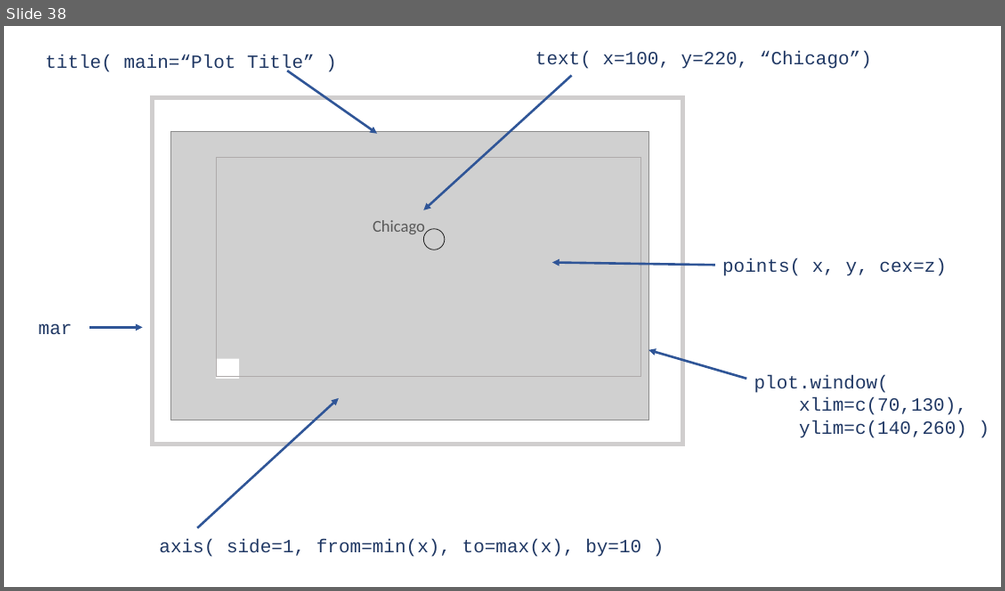
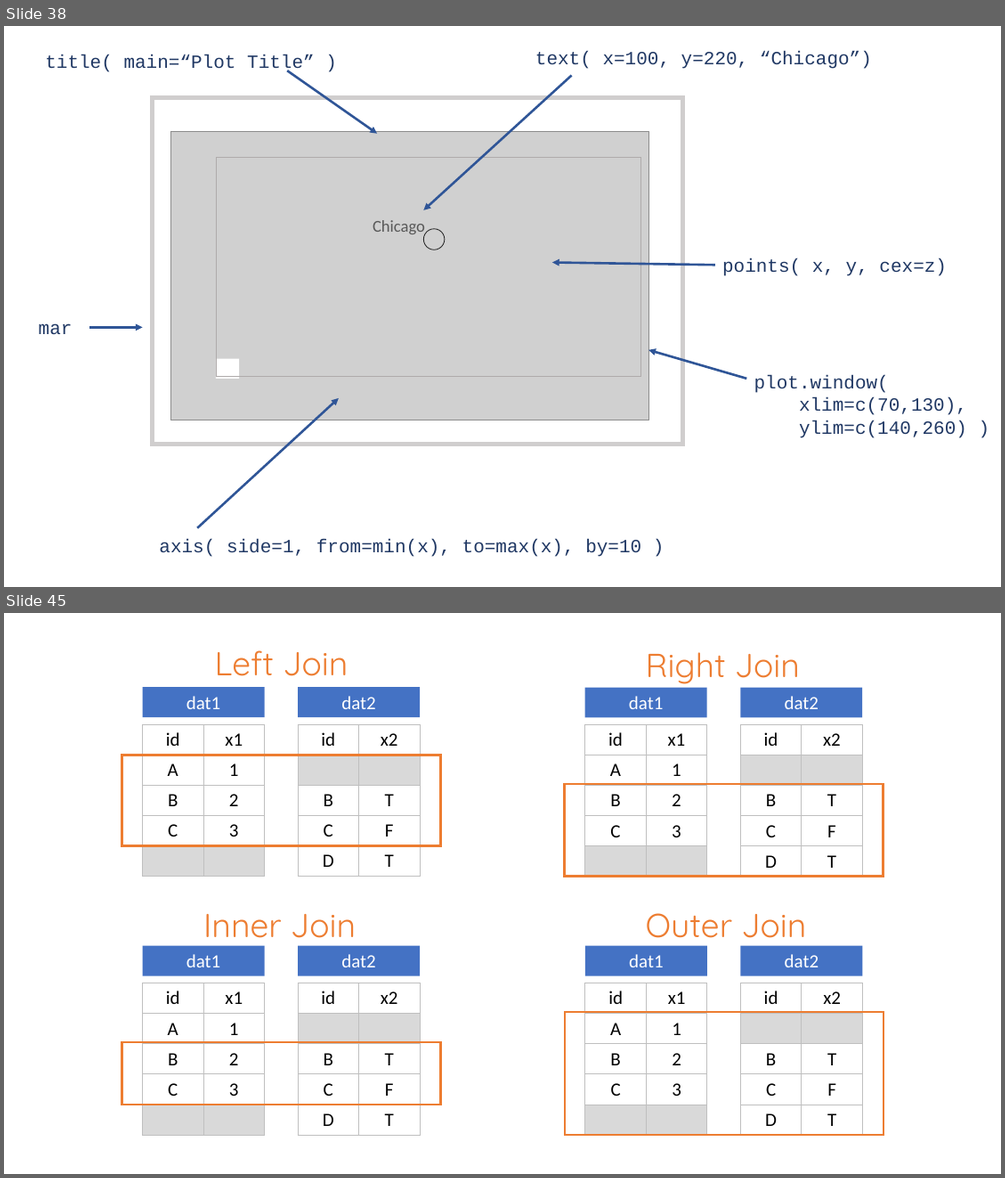
Before and after one commit to DS4PS/Data-Science-Class, a slide deck: TEXTBOOK/figures/figures.pptx. Shown one above the other, each under a label of ours: slide 38 before the commit, slides 38 and 45 after it; the slides between them are not shown. The pictures are 1005x591 and 1005x1178 pixels, drawn with LibreOffice and Linux fonts; fonts in the diff are those of the drawing; grey boxes stand for pictures. Boxes give left, top, right and bottom in pixels: in the first picture for what was removed or moved away, otherwise in the second. Text is boxed around its words. In the diff, an @@ line names an element or a change of style, - is before the commit and + after.

```diff
--- a/TEXTBOOK/figures/figures.pptx
+++ b/TEXTBOOK/figures/figures.pptx
@@ slide 45 added at [4, 613, 1001, 1174], background #FFFFFF @@
@@ text added at [215, 650, 348, 676], 32 pt, text #ED7D31 @@
+Left Join
@@ text added at [646, 652, 800, 684], 32 pt, text #ED7D31 @@
+Right Join
@@ rectangle added at [142, 687, 264, 717], fill #4472C4, 18 pt, text #FFFFFF @@
+dat1
@@ rectangle added at [298, 687, 420, 717], fill #4472C4, 18 pt, text #FFFFFF @@
+dat2
@@ rectangle added at [585, 688, 707, 718], fill #4472C4, 18 pt, text #FFFFFF @@
+dat1
@@ rectangle added at [741, 688, 863, 718], fill #4472C4, 18 pt, text #FFFFFF @@
+dat2
@@ table added at [142, 724, 265, 876], 5 rows, 2 columns @@
+id | x1
+A | 1
+B | 2
+C | 3
+ | 
@@ table added at [298, 724, 421, 876], 5 rows, 2 columns @@
+id | x2
+ | 
+B | T
+C | F
+D | T
@@ table added at [585, 725, 708, 877], 5 rows, 2 columns @@
+id | x1
+A | 1
+B | 2
+C | 3
+ | 
@@ table added at [741, 725, 863, 877], 5 rows, 2 columns @@
+id | x2
+ | 
+B | T
+C | F
+D | T
@@ rectangle added at [122, 755, 441, 845], outline #ED7D31 2 pt @@
@@ rectangle added at [564, 784, 882, 876], outline #ED7D31 2 pt @@
@@ text added at [203, 914, 356, 946], 32 pt, text #ED7D31 @@
+Inner Join
@@ text added at [646, 913, 806, 946], 32 pt, text #ED7D31 @@
+Outer Join
@@ rectangle added at [142, 946, 264, 976], fill #4472C4, 18 pt, text #FFFFFF @@
+dat1
@@ rectangle added at [298, 946, 420, 976], fill #4472C4, 18 pt, text #FFFFFF @@
+dat2
@@ rectangle added at [585, 946, 707, 976], fill #4472C4, 18 pt, text #FFFFFF @@
+dat1
@@ rectangle added at [741, 946, 863, 976], fill #4472C4, 18 pt, text #FFFFFF @@
+dat2
@@ table added at [142, 983, 265, 1135], 5 rows, 2 columns @@
+id | x1
+A | 1
+B | 2
+C | 3
+ | 
@@ table added at [298, 983, 421, 1135], 5 rows, 2 columns @@
+id | x2
+ | 
+B | T
+C | F
+D | T
@@ table added at [585, 983, 708, 1135], 5 rows, 2 columns @@
+id | x1
+A | 1
+B | 2
+C | 3
+ | 
@@ table added at [741, 983, 863, 1135], 5 rows, 2 columns @@
+id | x2
+ | 
+B | T
+C | F
+D | T
@@ rectangle added at [565, 1013, 883, 1135], outline #ED7D31 2 pt @@
@@ rectangle added at [122, 1042, 441, 1104], outline #ED7D31 2 pt @@
```
Also in this commit, not shown: 7 other slides added, 20 other files.
